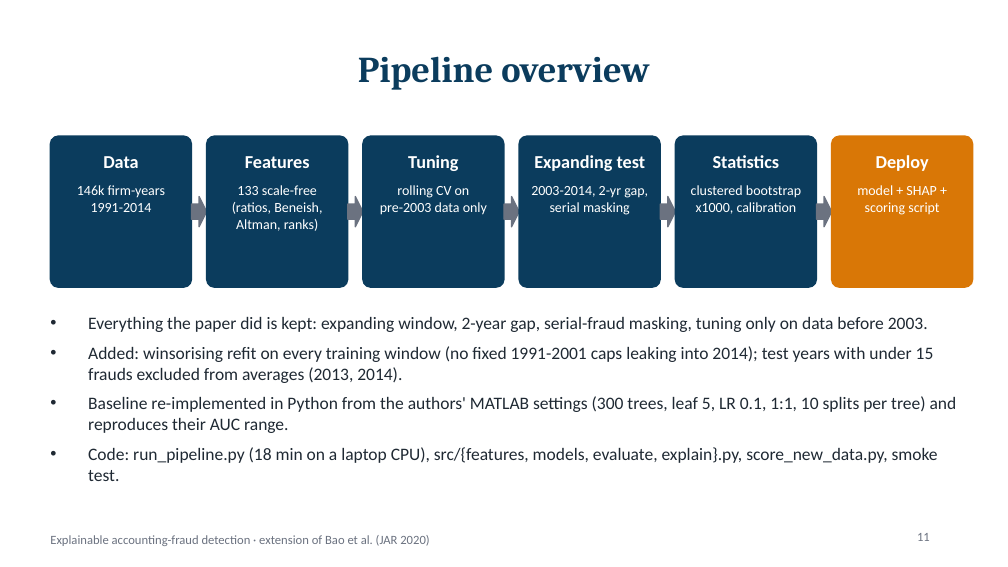
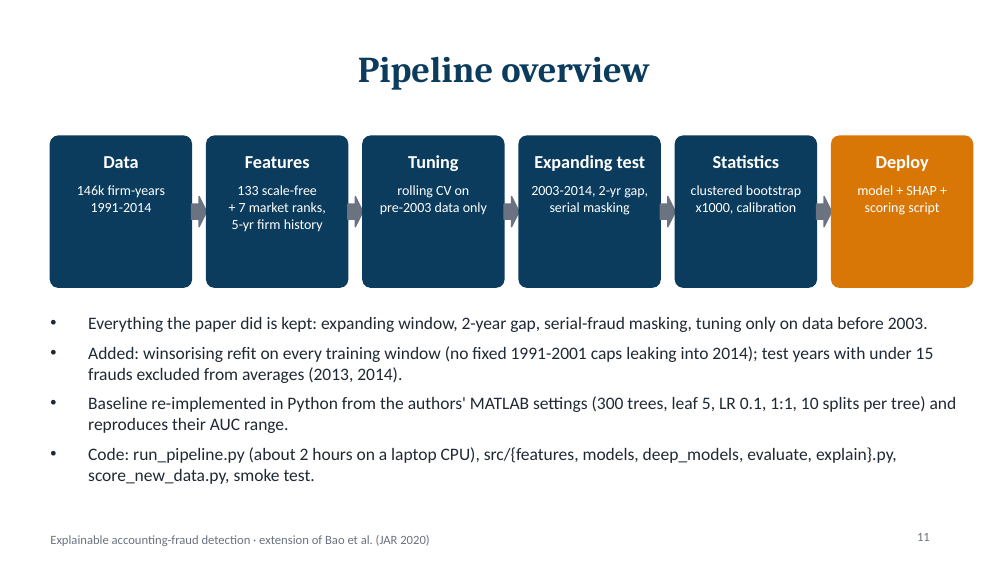
Before and after one commit to dhruv-37/Final-Year-Project-Minor, a slide deck: slide 11 of presentation/Fraud_Detection_Project.pptx. Drawn at 1008x567 pixels with LibreOffice and Linux fonts; fonts in the diff are those of the drawing. Boxes give left, top, right and bottom in pixels: in the first picture for what was removed or moved away, otherwise in the second. Text is boxed around its words. In the diff, an @@ line names an element or a change of style, - is before the commit and + after.

```diff
--- a/presentation/Fraud_Detection_Project.pptx
+++ b/presentation/Fraud_Detection_Project.pptx
@@ text at (232, 202, 326, 232): text changed @@
-(ratios, Beneish,
-Altman, ranks)
++ 7 market ranks,
+5-yr firm history
@@ text at (88, 447, 897, 484): text changed @@
-• Code: run_pipeline.py (18 min on a laptop CPU), src/{features, models, evaluate, explain}.py, score_new_data.py, smoke test.
+• Code: run_pipeline.py (about 2 hours on a laptop CPU), src/{features, models, deep_models, evaluate, explain}.py, score_new_data.py, smoke test.
```
Also in this commit, not shown: 14 other slides changed, 4 slides added, 2 other files.
